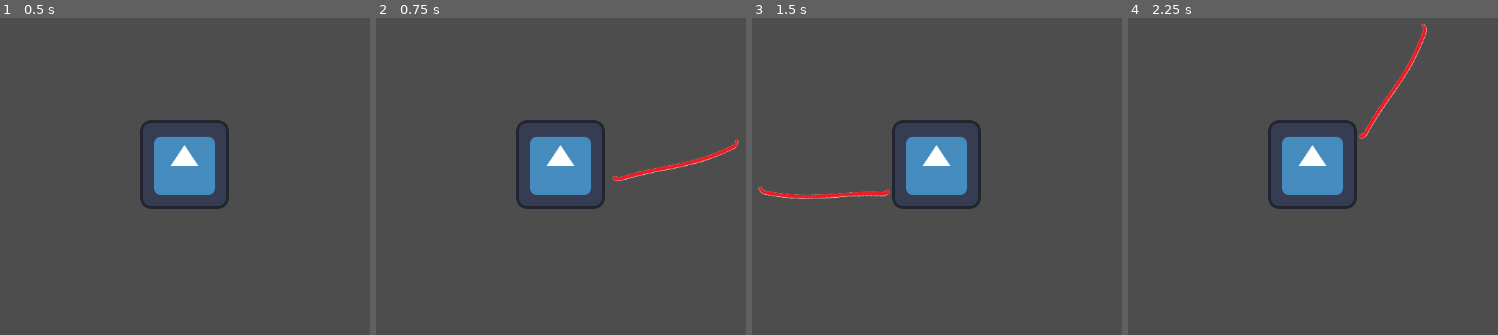
Above: before the commit, frames 1-4 (left to right).
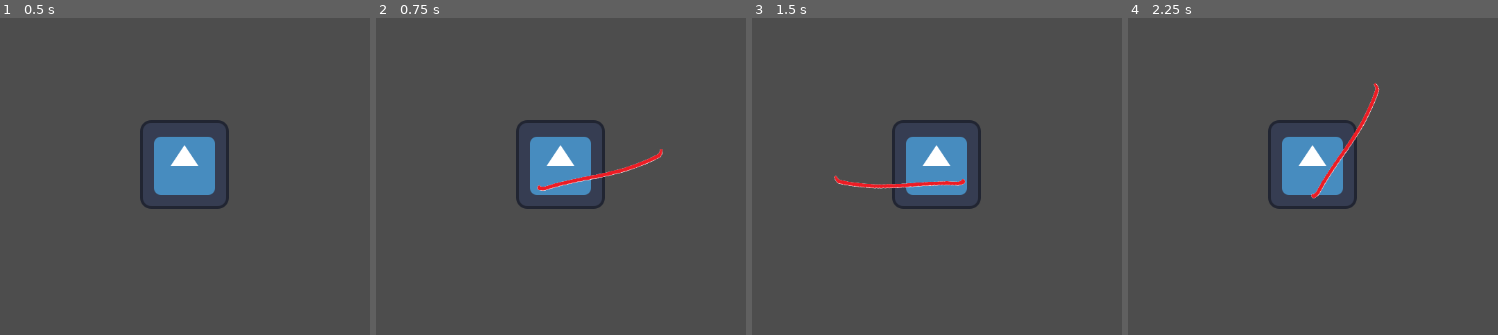
Above: after the commit, the same moments.

Repository: kschulz20/scream-jam-2024
Game: Godot game, scene res://src/main.tscn
Same seed, same stepped clock (60 frames per second), same inputs: the game is played once before the commit and once after it. The engine's default icon, where the game draws it, is replaced by a stand-in: a white triangle on a blue panel in a dark square.
Inputs (mouse positions are in pixels of both pictures, inside the frame that each line leads up to):
- Up to frame 1 (0.5 s): no input
- Up to frame 2 (0.75 s): tap Enter at 0.5 s; move the mouse to (734, 141) at 0.52 s; hold D (move_right) from 0.53 s (still down); click (734, 141) at 0.6 s
- Up to frame 3 (1.5 s): tap Space at 1.25 s; move the mouse to (777, 186) at 1.27 s; release D (move_right) at 1.28 s; hold S (move_down) from 1.28 s (still down); click (777, 186) at 1.35 s
- Up to frame 4 (2.25 s): tap Enter at 2 s; move the mouse to (1390, 65) at 2.02 s; release S (move_down) at 2.03 s; hold D (move_right) from 2.03 s (still down); click (1390, 65) at 2.1 s

Frame 1 is identical in both runs. In frame 2, 1.1% of the frame differs, in the area x 43-99%, y 38-55%; in frame 3, 1.1%, in the area x 1-58%, y 49-58%; in frame 4, 1.1%.

Commit message:
cone attack

Diff:
--- a/src/Entities/Player/player_character.tscn
+++ b/src/Entities/Player/player_character.tscn
@@ -19,9 +19,6 @@
 [sub_resource type="RectangleShape2D" id="RectangleShape2D_7b6ya"]
 size = Vector2(126, 127)
 
-[sub_resource type="RectangleShape2D" id="RectangleShape2D_u2omh"]
-size = Vector2(597.143, 209.5)
-
 [sub_resource type="Animation" id="Animation_rw050"]
 length = 0.001
 tracks/0/type = "value"
@@ -39,7 +36,7 @@
 tracks/1/type = "value"
 tracks/1/imported = false
 tracks/1/enabled = true
-tracks/1/path = NodePath("CaneSprite/CaneHitbox/CollisionShape2D:disabled")
+tracks/1/path = NodePath("CaneSprite/CaneHitbox/CollisionPolygon2D:disabled")
 tracks/1/interp = 1
 tracks/1/loop_wrap = true
 tracks/1/keys = {
@@ -67,7 +64,7 @@
 tracks/1/type = "value"
 tracks/1/imported = false
 tracks/1/enabled = true
-tracks/1/path = NodePath("CaneSprite/CaneHitbox/CollisionShape2D:disabled")
+tracks/1/path = NodePath("CaneSprite/CaneHitbox/CollisionPolygon2D:disabled")
 tracks/1/interp = 1
 tracks/1/loop_wrap = true
 tracks/1/keys = {
@@ -84,7 +81,7 @@
 }
 
 [node name="PlayerCharacter" type="CharacterBody2D"]
-position = Vector2(579, 324)
+position = Vector2(578, 324)
 script = ExtResource("1_dbouk")
 metadata/_edit_group_ = true
 
@@ -99,6 +96,7 @@
 
 [node name="Cane" type="Node2D" parent="."]
 script = ExtResource("3_mjehx")
+CANE_HITBOX_DISTANCE_FROM_PLAYER = 60.0
 
 [node name="CaneSprite" type="Sprite2D" parent="Cane"]
 position = Vector2(171, -23)
@@ -108,9 +106,9 @@
 
 [node name="CaneHitbox" type="Area2D" parent="Cane/CaneSprite"]
 
-[node name="CollisionShape2D" type="CollisionShape2D" parent="Cane/CaneSprite/CaneHitbox"]
-position = Vector2(-7.14233, 10.4642)
-shape = SubResource("RectangleShape2D_u2omh")
+[node name="CollisionPolygon2D" type="CollisionPolygon2D" parent="Cane/CaneSprite/CaneHitbox"]
+rotation = 1.5708
+polygon = PackedVector2Array(0, 0, -100, -400, 100, -400)
 disabled = true
 
 [node name="AnimationPlayer" type="AnimationPlayer" parent="Cane"]
Not shown: 1 places in src/Entities/Player/player_character.tscn that only renumber resources
